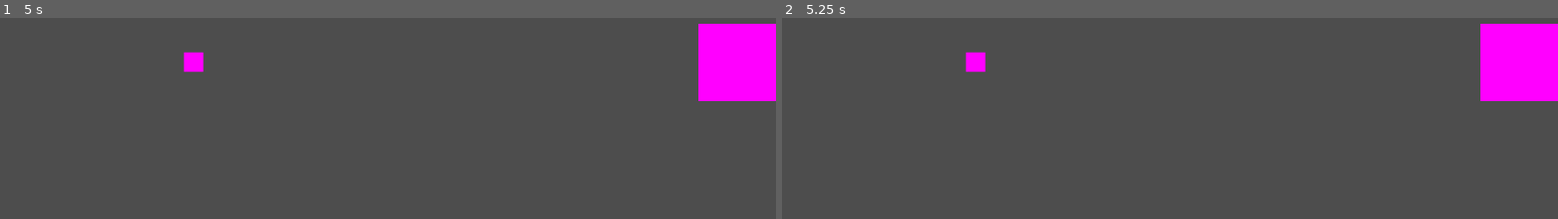
Above: before the commit, frames 1-2 (left to right).
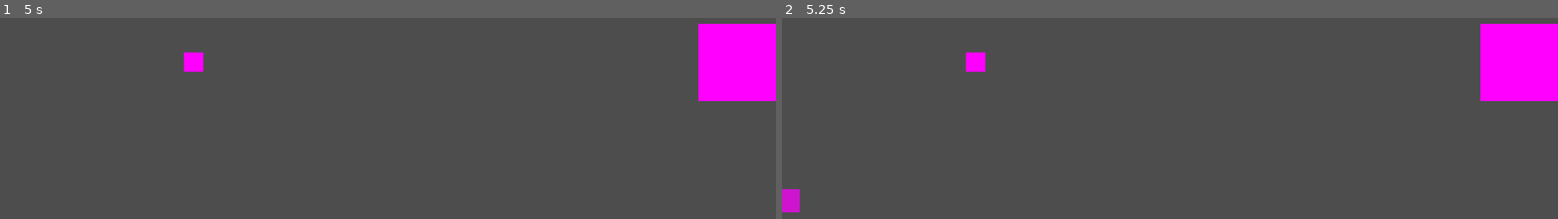
Above: after the commit, the same moments.

Repository: david8zhang/angler-attack
Game: Godot game, scene res://Scenes/Main.tscn
Same seed, same stepped clock (60 frames per second), same inputs: the game is played once before the commit and once after it.
Inputs:
- Up to frame 1 (5 s): tap Enter at 0.5, 2, 3.5 s; tap Space (reel, bound only after the commit) at 0.6, 1.25, 1.35, 2.1, 2.75, 2.85, 3.6, 4.25, 4.35 s
- Up to frame 2 (5.25 s): tap Space (reel, bound only after the commit) at 5.1 s

Frame 1 is identical in both runs. In frame 2, 0.3% of the frame differs, in the area x 0-3%, y 85-97%.

Commit message:
added fish movement, nibbling logic

Diff:
--- /dev/null
+++ b/Prefabs/Fish.tscn
@@ -0,0 +1,12 @@
+[gd_scene load_steps=3 format=3 uid="uid://cthfnprie3cws"]
+
+[ext_resource type="Script" path="res://Scripts/Fish.gd" id="1_xpxxn"]
+
+[sub_resource type="PlaceholderTexture2D" id="PlaceholderTexture2D_0pcsp"]
+size = Vector2(30, 30)
+
+[node name="Fish" type="Node2D"]
+script = ExtResource("1_xpxxn")
+
+[node name="Sprite2D" type="Sprite2D" parent="."]
+texture = SubResource("PlaceholderTexture2D_0pcsp")
--- a/Scenes/Main.tscn
+++ b/Scenes/Main.tscn
@@ -1,8 +1,10 @@
-[gd_scene load_steps=4 format=3 uid="uid://ce3eive3gkobr"]
+[gd_scene load_steps=6 format=3 uid="uid://ce3eive3gkobr"]
 
 [ext_resource type="PackedScene" uid="uid://516buo3xt5d0" path="res://Prefabs/Anglerfish.tscn" id="1_5eocf"]
 [ext_resource type="PackedScene" uid="uid://itg1e4r4w23l" path="res://Prefabs/Light.tscn" id="2_qasvl"]
 [ext_resource type="Script" path="res://Scripts/PlayerController.gd" id="3_vxxf8"]
+[ext_resource type="Script" path="res://Scripts/FishSpawner.gd" id="4_l60qg"]
+[ext_resource type="PackedScene" uid="uid://cthfnprie3cws" path="res://Prefabs/Fish.tscn" id="5_mwct1"]
 
 [node name="Main" type="Node2D"]
 position = Vector2(500, 300)
@@ -16,3 +18,7 @@
 
 [node name="PlayerController" type="Node2D" parent="."]
 script = ExtResource("3_vxxf8")
+
+[node name="FishSpawner" type="Node2D" parent="."]
+script = ExtResource("4_l60qg")
+fish_scene = ExtResource("5_mwct1")
--- /dev/null
+++ b/Scripts/Fish.gd
@@ -0,0 +1,121 @@
+class_name Fish
+extends Node2D
+
+@onready var light = get_node("/root/Main/Light") as Node2D
+@onready var sprite = $Sprite2D
+@onready var player_controller = get_node("/root/Main/PlayerController") as PlayerController
+
+const MOVE_SPEED = 100
+const ESCAPE_SPEED = 300
+const CHASING_LURE_SPEED = 275
+
+var is_investigating_lure = false
+var is_biting_lure = false
+var is_reeling = false
+var is_escaping = false
+var is_eaten = false
+
+var escape_dest = null
+var escape_timer: Timer = null
+var bite_lure_timer: Timer = null
+var num_nibbles_before_bite: int = -1
+
+# Called when the node enters the scene tree for the first time.
+func _ready():
+	var screen_size = get_viewport_rect().size
+	var x_pos = 0
+	var y_pos = randi_range(0, screen_size.y)
+	global_position = Vector2(x_pos, y_pos)
+
+
+# Called every frame. 'delta' is the elapsed time since the previous frame.
+func _physics_process(delta):
+	if is_eaten:
+		if escape_timer != null:
+			escape_timer.stop()
+			escape_timer.queue_free()
+		return
+	if !is_investigating_lure:
+		var dist_to_target = global_position.distance_to(light.global_position)
+		if dist_to_target > 40:
+			var dir = (light.global_position - global_position).normalized()
+			sprite.flip_h = dir.x < 0
+			translate(dir * delta * MOVE_SPEED)
+		else:
+			is_investigating_lure = true
+			num_nibbles_before_bite = randi_range(1, 4)
+			start_biting_lure()
+	if is_reeling:
+		if escape_timer != null:
+			escape_timer.stop()
+			escape_timer.queue_free()
+		var dist_to_target = global_position.distance_to(light.global_position)
+		if dist_to_target > 40:
+			var dir = (light.global_position - global_position).normalized()
+			sprite.flip_h = dir.x < 0
+			translate(dir * delta * CHASING_LURE_SPEED)
+
+
+func start_biting_lure():
+	bite_lure_timer = Timer.new()
+	bite_lure_timer.one_shot = true
+	bite_lure_timer.autostart = true
+	bite_lure_timer.wait_time = randi_range(1, 3)
+	var callable = Callable(self, "bite_or_nibble").bind(bite_lure_timer)
+	bite_lure_timer.connect("timeout", callable)
+	add_child(bite_lure_timer)
+
+
+func bite_or_nibble(timer: Timer):
+	timer.queue_free()
+	if num_nibbles_before_bite == 0:
+		var tween = create_tween()
+		tween.tween_property(self, "global_position", light.global_position, 0.25)
+		is_biting_lure = true
+
+		# Set a timer window in which the player must reel in before the fish escapes
+		escape_timer = Timer.new()
+		escape_timer.autostart = true
+		escape_timer.one_shot = true
+		escape_timer.wait_time = 1.0
+		var callable = Callable(self, "escape").bind(player_controller.reset_after_escape)
+		escape_timer.connect("timeout", callable)
+		add_child(escape_timer)
+	else:
+		num_nibbles_before_bite -= 1
+		var curr_position = Vector2(global_position.x, global_position.y)
+		var tween = create_tween()
+		tween.set_loops(1)
+		tween.tween_property(self, "global_position", light.global_position, 0.25)
+		tween.tween_property(self, "global_position", curr_position, 0.5)
+		tween.finished.connect(start_biting_lure)
+
+
+func escape(callable: Callable):
+	if !is_escaping:
+		is_escaping = true
+		if bite_lure_timer != null and is_instance_valid(bite_lure_timer):
+			bite_lure_timer.stop()
+			bite_lure_timer.queue_free()
+		is_biting_lure = false
+		var screen_size = get_viewport_rect().size
+		var x_pos = 0
+		var y_pos = randi_range(0, screen_size.y)
+		var dir = (Vector2(x_pos, y_pos) - global_position).normalized()
+		var escape_dest = global_position + (dir * 100)
+		var escape_tween = create_tween()
+		escape_tween.tween_property(self, "global_position", escape_dest, 0.5)
+		escape_tween.parallel().tween_property(self, "modulate:a", 0, 0.5)
+		var new_callable = Callable(self, "on_escape_complete").bind(callable)
+		escape_tween.finished.connect(new_callable)
+
+
+func on_escape_complete(callable: Callable):
+	callable.call()
+	queue_free()
+
+
+func reel_complete():
+	is_biting_lure = false
+	is_reeling = false
+	is_investigating_lure = false
--- /dev/null
+++ b/Scripts/FishSpawner.gd
@@ -0,0 +1,23 @@
+class_name FishSpawner
+extends Node2D
+
+
+@export var fish_scene: PackedScene
+var fish_on_screen: Fish = null
+
+
+# Called when the node enters the scene tree for the first time.
+func _ready():
+	var timer = Timer.new()
+	timer.one_shot = false
+	timer.autostart = true
+	timer.wait_time = 5.0
+	var callable = Callable(self, "spawn_fish")
+	timer.connect("timeout", callable)
+	add_child(timer)
+
+
+func spawn_fish():
+	if fish_on_screen == null or !is_instance_valid(fish_on_screen):
+		fish_on_screen = fish_scene.instantiate() as Fish
+		add_child(fish_on_screen)
--- a/Scripts/PlayerController.gd
+++ b/Scripts/PlayerController.gd
@@ -1,25 +1,71 @@
+class_name PlayerController
 extends Node2D
 
 @onready var anglerfish = $"../Anglerfish"
 @onready var light = $"../Light"
 @onready var camera = $"../Camera2D"
+@onready var fish_spawner = $"../FishSpawner" as FishSpawner
 
 # When light gets cast out, it gets cast out in "stages"
 var total_stages = 2
 var curr_stage_index = 0
+var init_anglerfish_pos
 
 # Called when the node enters the scene tree for the first time.
 func _ready():
-	position_lure()
-
-func position_lure():
-	var screen_size = get_viewport_rect().size
-	var screen_width = screen_size.x
-	var x_pos = (((curr_stage_index * screen_width) / total_stages) + \
-			(((curr_stage_index + 1) * screen_width) / total_stages)) / 2
+	init_anglerfish_pos = anglerfish.global_position
+	var x_pos = get_lure_position_for_stage(curr_stage_index)
 	light.global_position.x = x_pos
 
 
-# Called every frame. 'delta' is the elapsed time since the previous frame.
-func _process(delta):
-	pass
+func get_lure_position_for_stage(stage: int):
+	var screen_size = get_viewport_rect().size
+	var screen_width = screen_size.x
+	return (((stage * screen_width) / total_stages) + \
+			(((stage + 1) * screen_width) / total_stages)) / 2
+
+
+func _physics_process(delta):
+	if Input.is_action_just_pressed("reel"):
+		var fish = fish_spawner.fish_on_screen as Fish
+		if fish != null and is_instance_valid(fish):
+			if fish.is_biting_lure:
+				if curr_stage_index == total_stages - 1:
+					fish.is_eaten = true
+					var eat_tween = create_tween()
+					eat_tween.tween_property(anglerfish, "global_position", light.global_position, 0.5)
+					eat_tween.finished.connect(on_fish_eat)
+				else:
+					fish.is_reeling = true
+					var tween = create_tween()
+					var new_x_pos = get_lure_position_for_stage(curr_stage_index + 1)
+					curr_stage_index += 1
+					tween.tween_property(light, "global_position", Vector2(new_x_pos, light.global_position.y), 1.5).set_ease(Tween.EASE_OUT)
+					tween.finished.connect(fish.reel_complete)
+			else:
+				fish.escape(reset_after_escape)
+
+
+func on_fish_eat():
+	var fish = fish_spawner.fish_on_screen as Fish
+	fish.visible = false
+	var reset_tween = create_tween()
+	var screen_size = get_viewport_rect().size
+	reset_tween.tween_property(anglerfish, "global_position", init_anglerfish_pos, 1).set_ease(Tween.EASE_OUT)
+	reset_tween.finished.connect(reset_after_eating)
+
+
+func reset_after_eating():
+	var fish = fish_spawner.fish_on_screen as Fish
+	fish.queue_free()
+	var reset_light_tween = create_tween()
+	curr_stage_index = 0
+	var light_pos = Vector2(get_lure_position_for_stage(curr_stage_index), light.global_position.y)
+	reset_light_tween.tween_property(light, "global_position", light_pos, 1)
+
+
+func reset_after_escape():
+	var reset_light_tween = create_tween()
+	curr_stage_index = 0
+	var light_pos = Vector2(get_lure_position_for_stage(curr_stage_index), light.global_position.y)
+	reset_light_tween.tween_property(light, "global_position", light_pos, 1)
--- a/project.godot
+++ b/project.godot
@@ -20,3 +20,11 @@
 window/size/viewport_width=1000
 window/size/viewport_height=600
 window/dpi/allow_hidpi=false
+
+[input]
+
+reel={
+"deadzone": 0.5,
+"events": [Object(InputEventKey,"resource_local_to_scene":false,"resource_name":"","device":-1,"window_id":0,"alt_pressed":false,"shift_pressed":false,"ctrl_pressed":false,"meta_pressed":false,"pressed":false,"keycode":0,"physical_keycode":32,"key_label":0,"unicode":32,"echo":false,"script":null)
+]
+}
